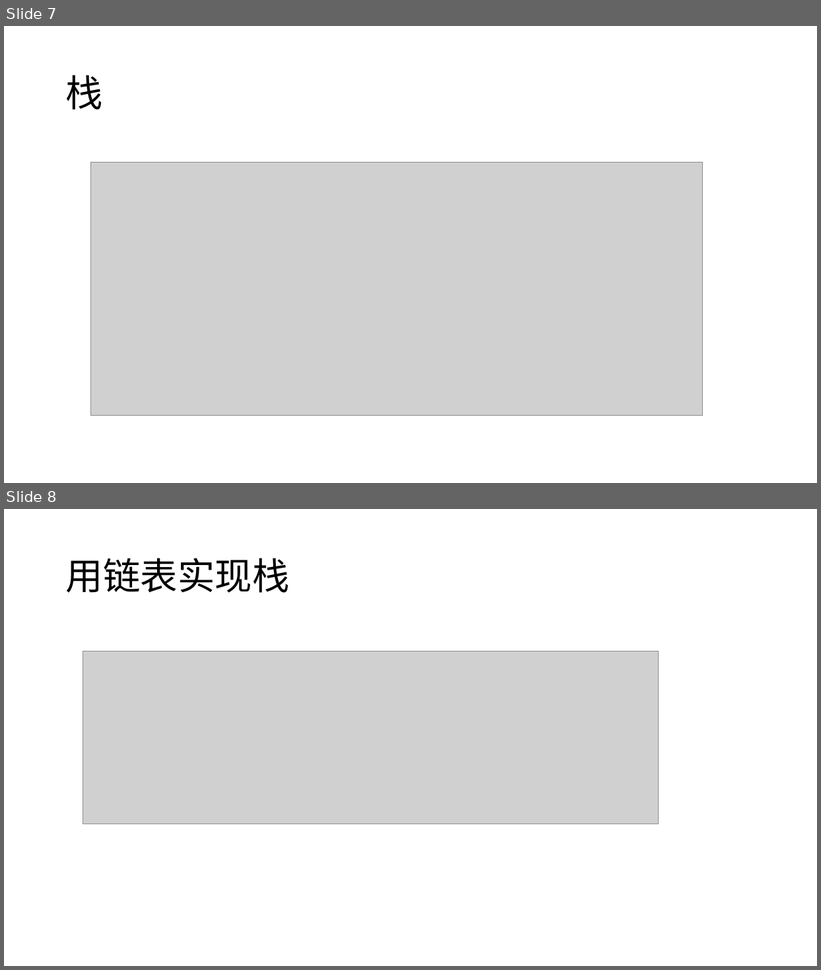
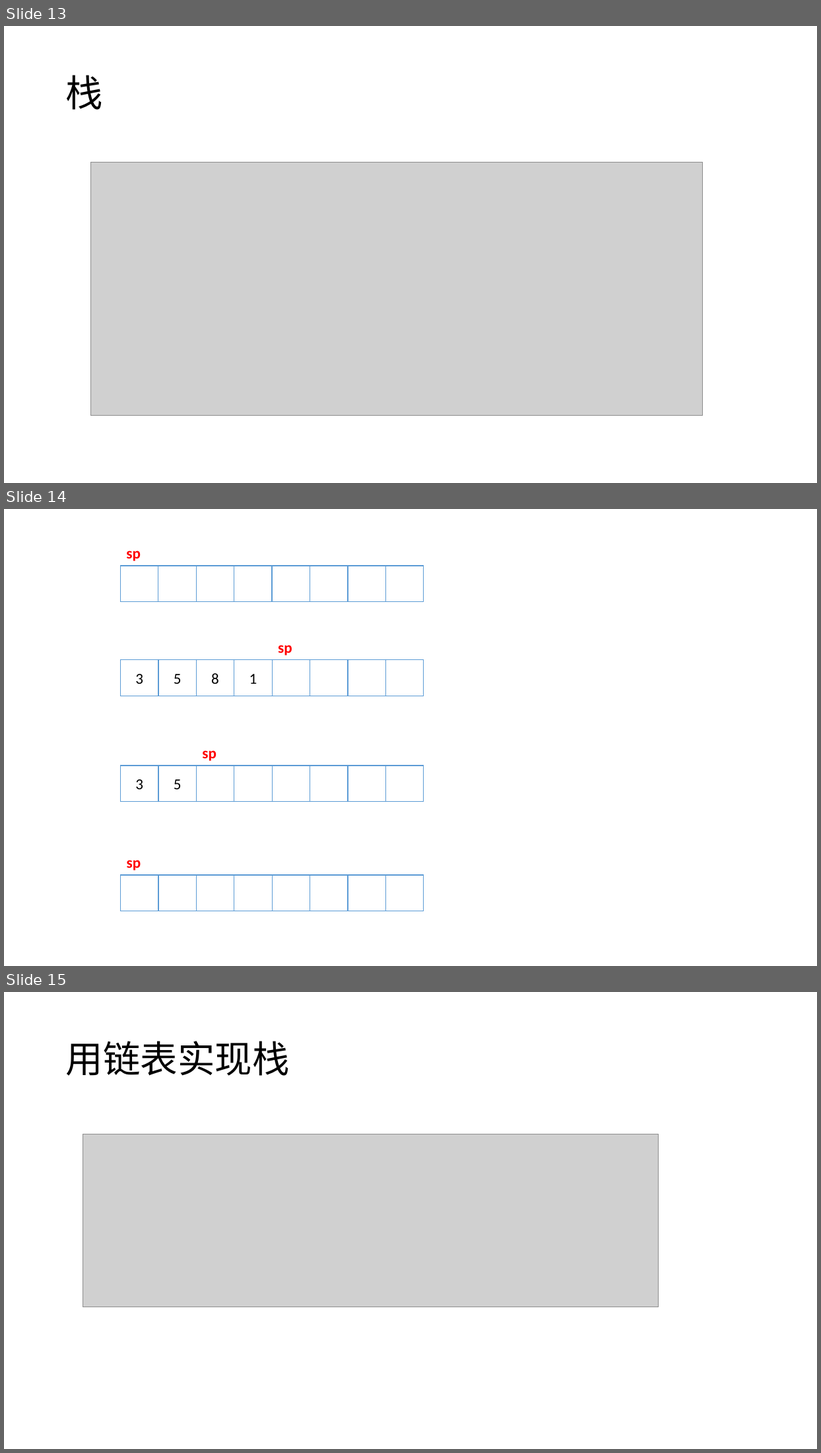
Before and after one commit to Waynefn/cpp_ds_algo, a slide deck: ppt.pptx. Shown one above the other, each under a label of ours: slides 7 and 8 before the commit, slides 13, 14 and 15 after it. The pictures are 821x970 and 821x1453 pixels, drawn with LibreOffice and Linux fonts; fonts in the diff are those of the drawing; grey boxes stand for pictures. Boxes give left, top, right and bottom in pixels: in the first picture for what was removed or moved away, otherwise in the second. Text is boxed around its words. In the diff, an @@ line names an element or a change of style, - is before the commit and + after.

```diff
--- a/ppt.pptx
+++ b/ppt.pptx
@@ slide 14 added at [4,509,817,966], background #FFFFFF @@
@@ text added at [126,551,141,561], 18 pt, text #FF0000, bold @@
+sp
@@ group added at [121,566,424,601]: 8 rectangles @@
@@ text added at [278,645,292,656], 18 pt, text #FF0000, bold @@
+sp
@@ group added at [121,659,424,696]: 8 rectangles @@
+3
+5
+8
+1
@@ text added at [202,751,217,761], 18 pt, text #FF0000, bold @@
+sp
@@ group added at [121,766,424,802]: 8 rectangles @@
+3
+5
@@ text added at [127,860,141,871], 18 pt, text #FF0000, bold @@
+sp
@@ group added at [121,875,424,912]: 8 rectangles @@
@@ what was slide 7 is now slide 13 @@
@@ what was slide 8 is now slide 15 @@
```
Also in this commit, not shown: 6 slides changed, 7 other slides added, 3 other files.
